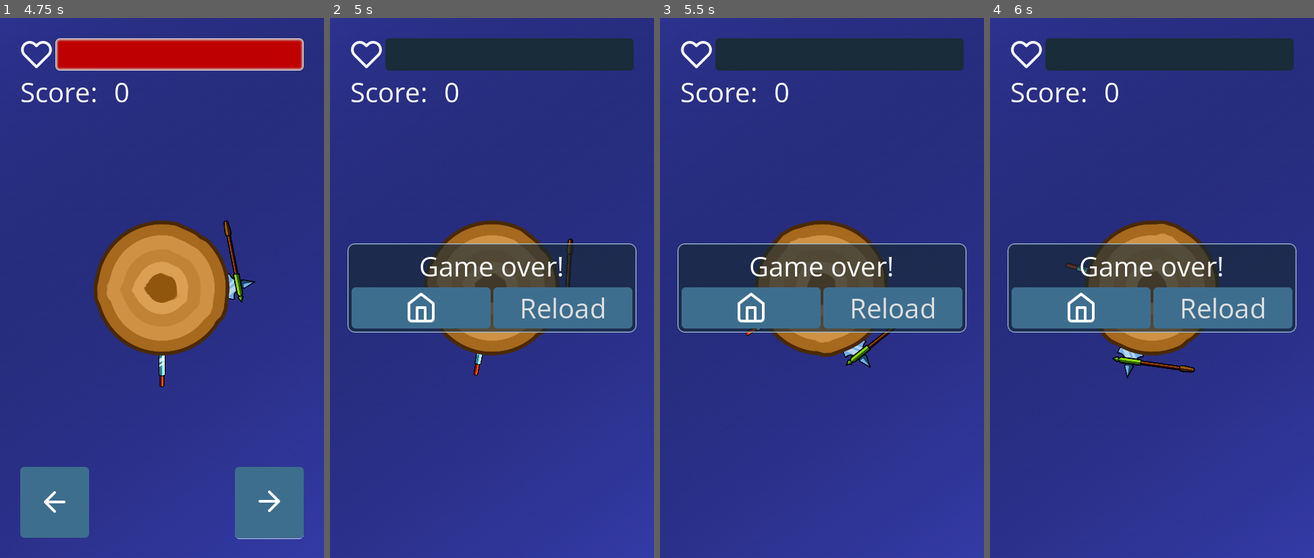
Above: before the commit, frames 1-4 (left to right).
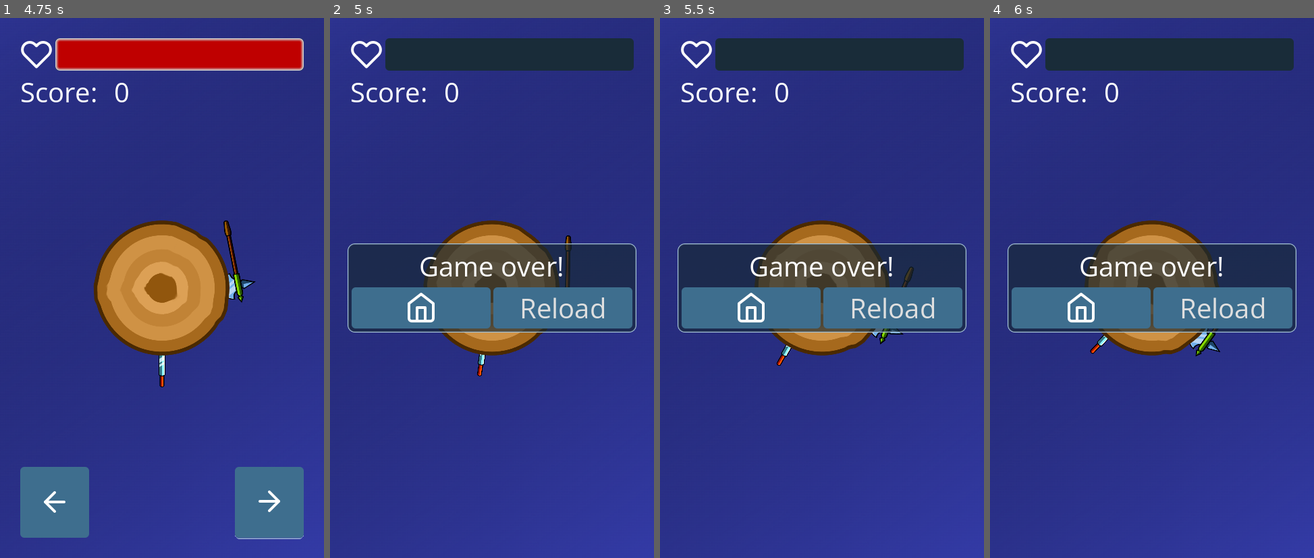
Above: after the commit, the same moments.

Repository: DimonNeAdekvat/Knife-Deflect
Game: Godot game, scene res://UI/main_menu.tscn
Two runs of this game, one before a commit and one after it. Both use one fixed random seed, a clock stepped at 60 frames per second and the inputs below.
Inputs (mouse positions are in pixels of both pictures, inside the frame that each line leads up to):
- Up to frame 1 (4.75 s): click "Start" at 0.5 s; click (55, 504) at 1.25 s; click (268, 504) at 2 s; hold D (spin_right) 2.78-3.53 s; hold A (spin_left) 3.53-4.28 s; hold D (spin_right) from 4.28 s (still down)
- Up to frame 2 (5 s): keep holding D (spin_right)
- Up to frame 3 (5.5 s): keep holding D (spin_right)
- Up to frame 4 (6 s): release D (spin_right) at 5.78 s; hold A (spin_left) from 5.78 s (still down)

Frame 1 is identical in both runs. In frame 2, 0.3% of the frame differs, in the area x 28-76%, y 37-67%; in frame 3, 0.7%; in frame 4, 1.0%, in the area x 23-72%, y 37-67%.

Commit message:
Update in_game_ui.gd
Исправил баг на сцене level, если не отжать кнопку left или right, то при появлении UI окна после победы или проигрыша одна из кнопок навсегда останется нажатой. Кнопка будет нажатой до тех пор пока на неё не нажмут повторно в новой игре.

Diff:
--- a/UI/in_game_ui.gd
+++ b/UI/in_game_ui.gd
@@ -25,10 +25,16 @@
 	%HBoxControl.hide()
 	$VI.show()
 	state.progression = max(state.progression,state.curr_level)
+	release_specific_buttons()
 
 func on_game_over():
 	%HBoxControl.hide()
 	$GO.show()
+	release_specific_buttons()
+
+func release_specific_buttons():
+	Input.action_release("spin_left")
+	Input.action_release("spin_right")
 
 func _on_left_button_down():
 	Input.action_press("spin_left")
